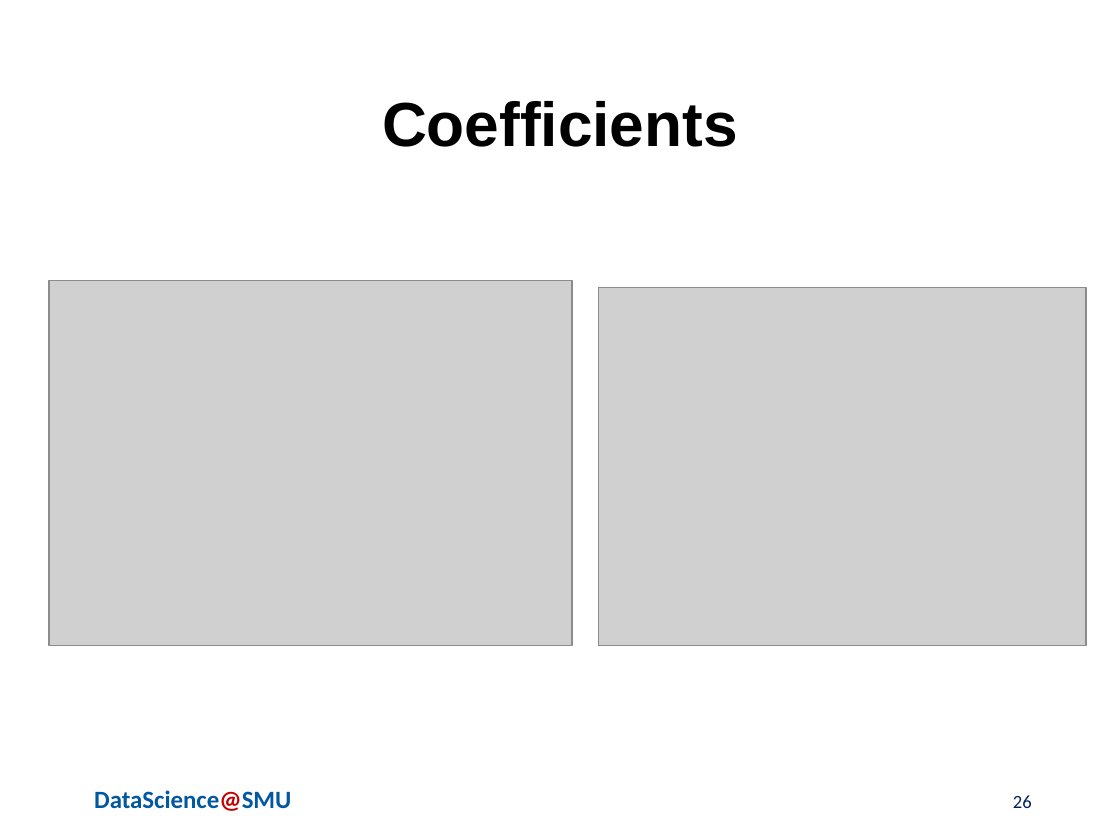
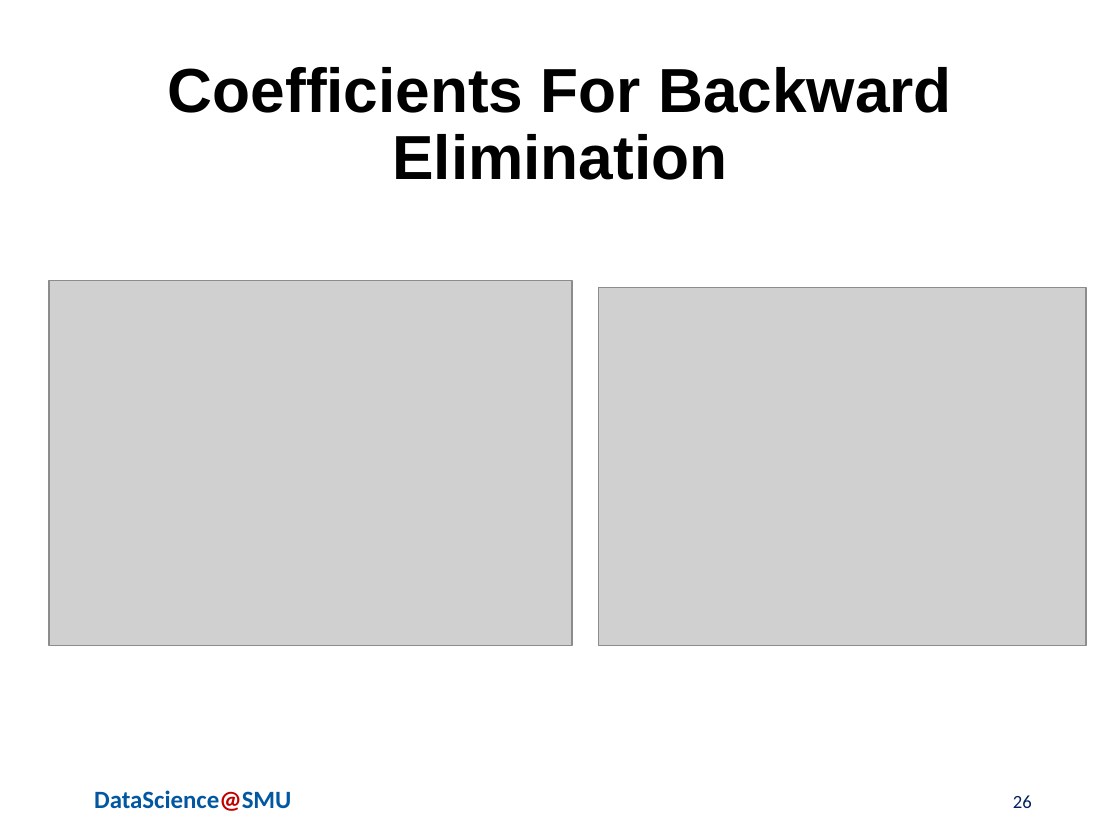
Before and after one commit to chaoshunh/SMU_MSDS, a slide deck: slide 26 of Doing_Data_Science/CaseStudy2/Reports/MSDSPresentationTemplatev0.1_2_2_2_2.pptx. Drawn at 1120x840 pixels with LibreOffice and Linux fonts; fonts in the diff are those of the drawing; grey boxes stand for pictures; background and template pictures are left out. Boxes give left, top, right and bottom in pixels: in the first picture for what was removed or moved away, otherwise in the second. Text is boxed around its words. In the diff, an @@ line names an element or a change of style, - is before the commit and + after.

```diff
--- a/Doing_Data_Science/CaseStudy2/Reports/MSDSPresentationTemplatev0.1_2_2_2_2.pptx
+++ b/Doing_Data_Science/CaseStudy2/Reports/MSDSPresentationTemplatev0.1_2_2_2_2.pptx
@@ title at (x1=168, y1=67, x2=952, y2=180): text changed @@
-Coefficients
+Coefficients For Backward Elimination
```
Also in this commit, not shown: 9 other slides changed, 3 slides added, 4 slides removed.
